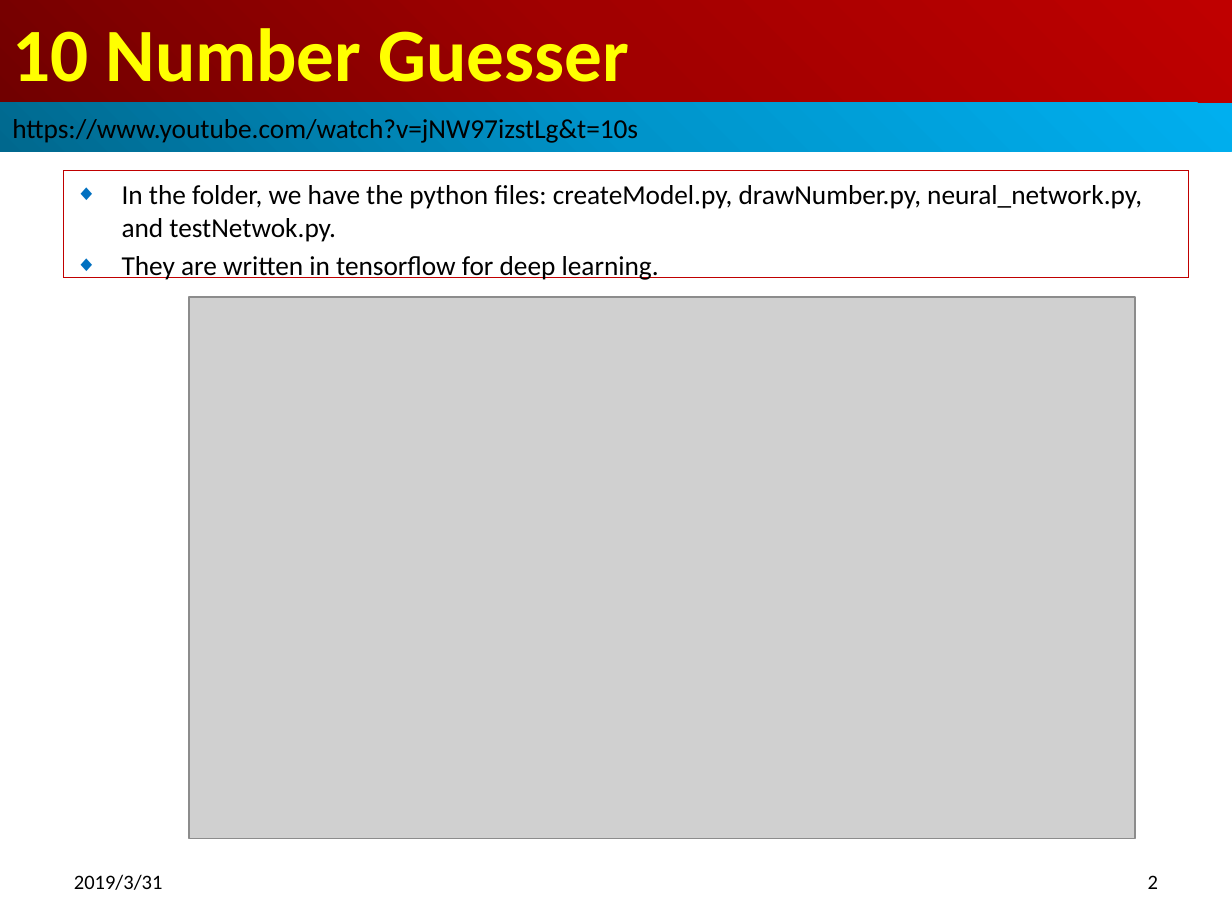
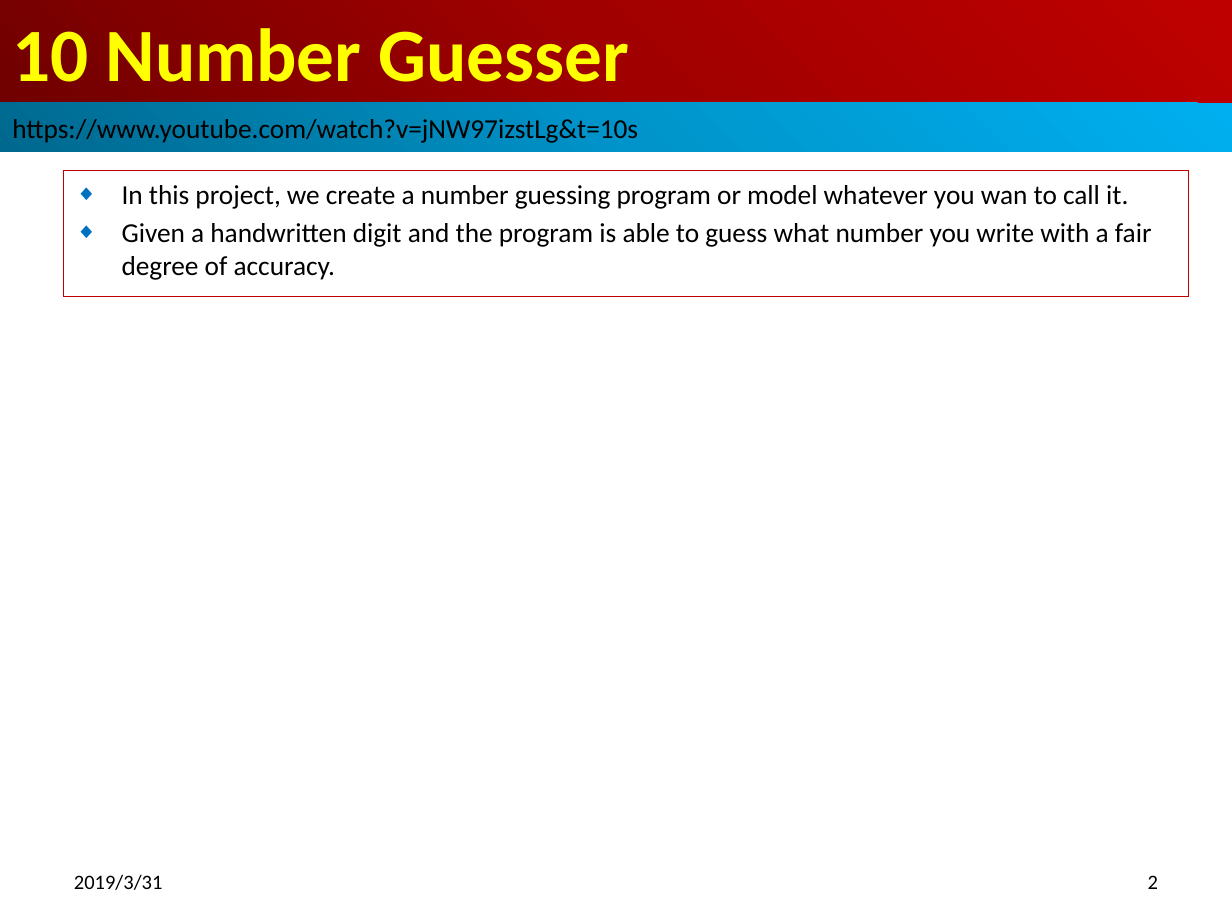
Before and after one commit to peterhchen/100-TensorFlow-DeepLearning-Basic, a slide deck: slide 2 of ch10_DataModel/ch10_Proj_Number-Guesser/ch10_Number_Guesser.pptx. Drawn at 1232x924 pixels with LibreOffice and Linux fonts; fonts in the diff are those of the drawing; grey boxes stand for pictures. Boxes give left, top, right and bottom in pixels: in the first picture for what was removed or moved away, otherwise in the second. Text is boxed around its words. In the diff, an @@ line names an element or a change of style, - is before the commit and + after.

Commit message:
Number Guessing

```diff
--- a/ch10_DataModel/ch10_Proj_Number-Guesser/ch10_Number_Guesser.pptx
+++ b/ch10_DataModel/ch10_Proj_Number-Guesser/ch10_Number_Guesser.pptx
@@ subtitle "In this project, we create ...": place and size @@
-subtitle "In this project, we create ..." at [63,171,1188,278]
+subtitle "In this project, we create ..." at [63,171,1188,297]
@@ subtitle at [122,185,1152,280]: text changed @@
-◆ In the folder, we have the python files: createModel.py, drawNumber.py, neural_network.py, and testNetwok.py.
-◆ They are written in tensorflow for deep learning.
+◆ In this project, we create a number guessing program or model whatever you wan to call it.
+◆ Given a handwritten digit and the program is able to guess what number you write with a fair degree of accuracy.
@@ picture removed at [190,297,1136,838] @@
```
Also in this commit, not shown: 1 other slide changed, 2 slides added.
